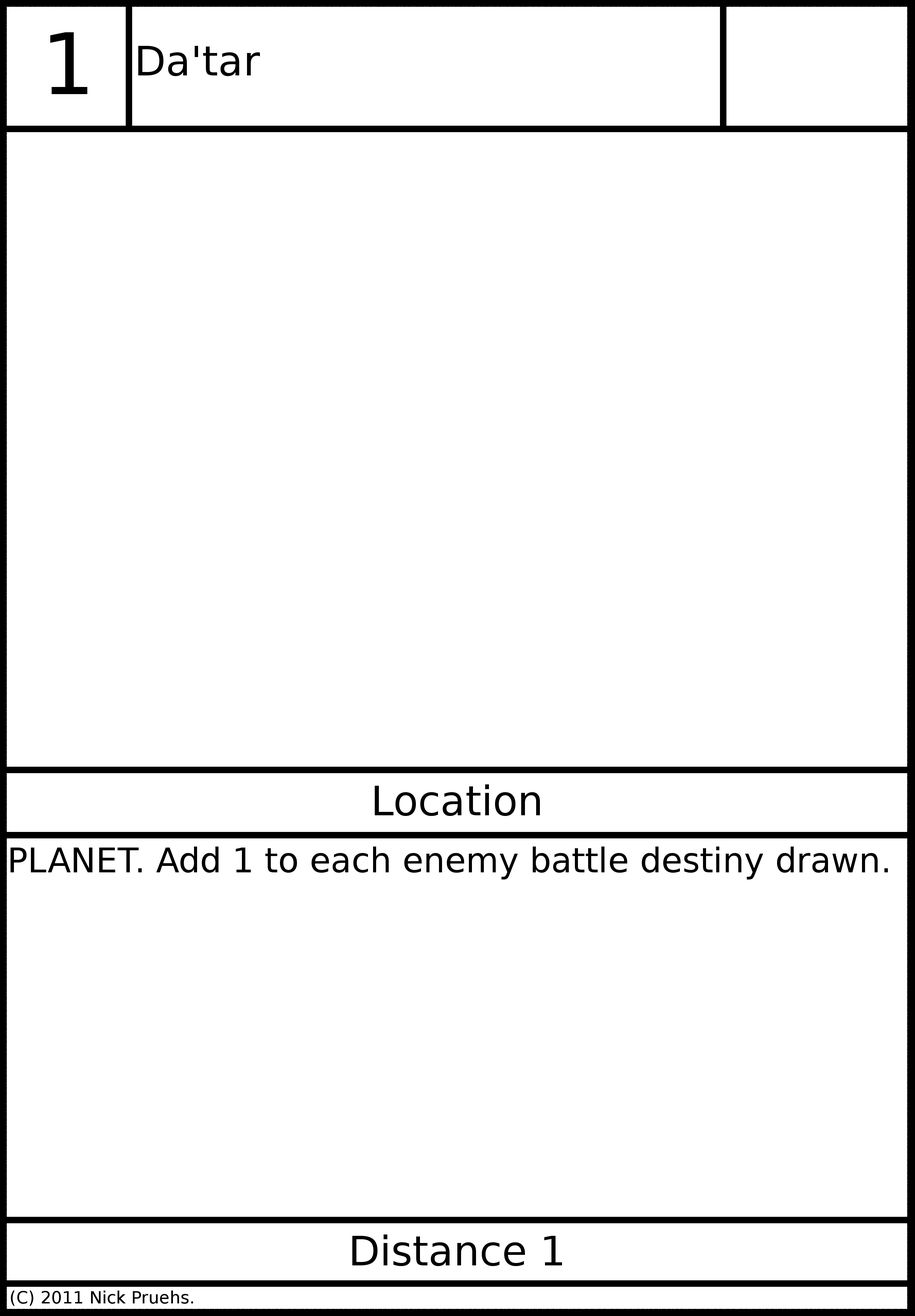
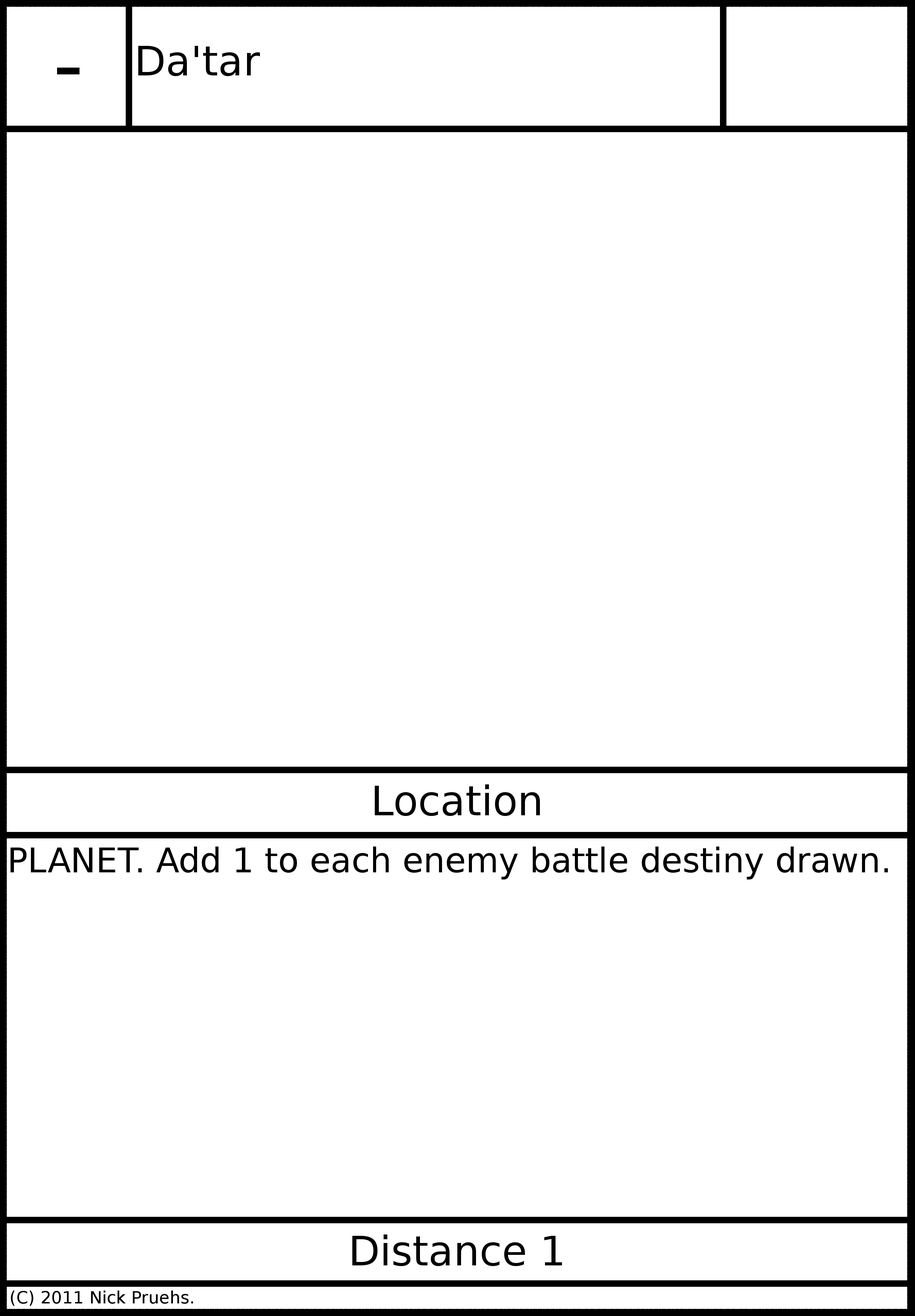
Layer changes from the first w=915, h=1316 image to the second:
painted on "Threat" over [50, 32, 88, 95]
